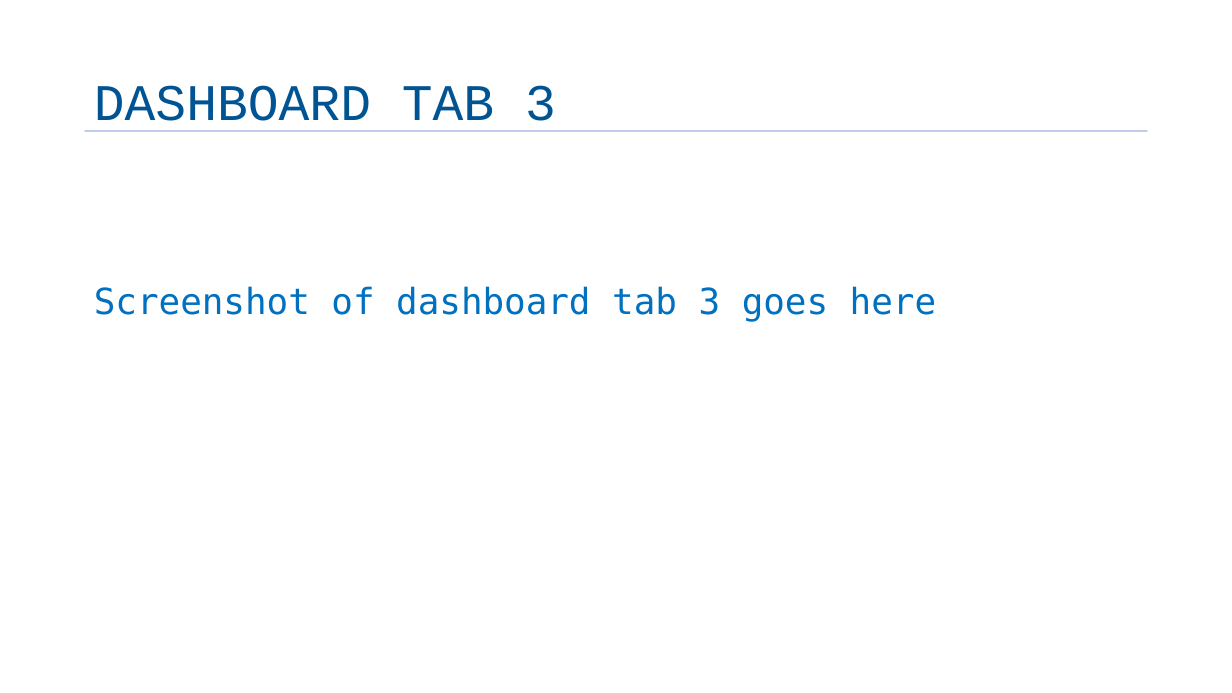
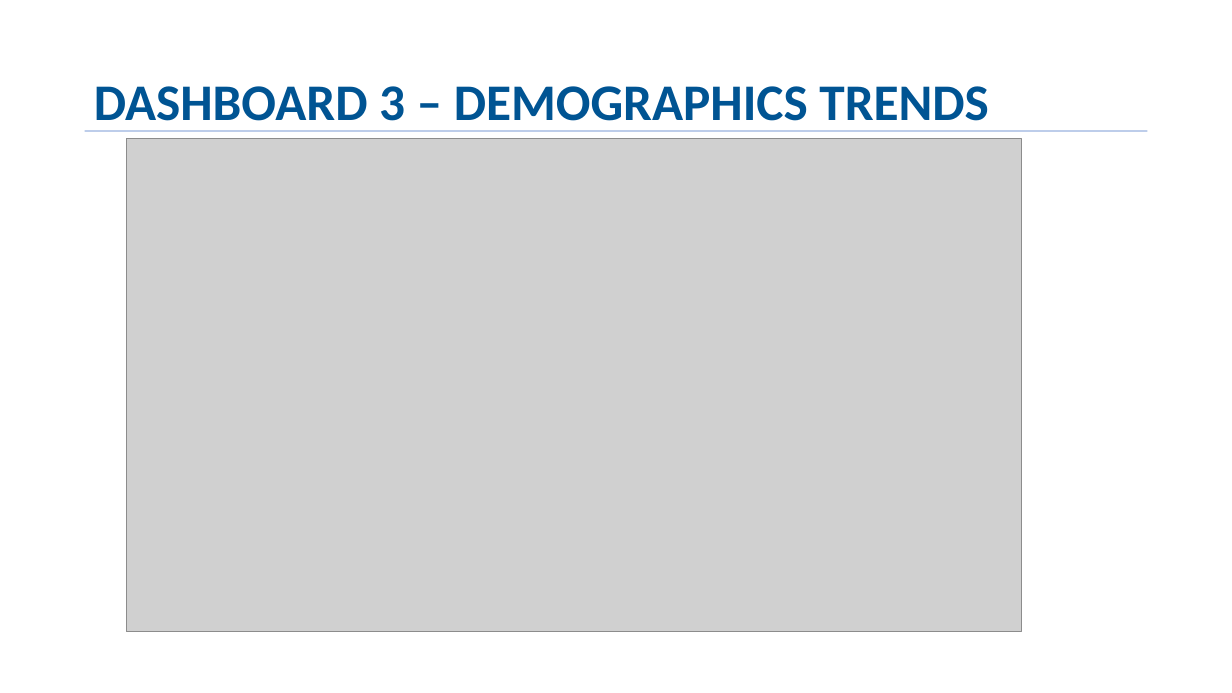
Before and after one commit to vadimsavenkov/DA_Capstone, a slide deck: slide 14 of DA_Capstone_Story.pptx. Drawn at 1232x693 pixels with LibreOffice and Linux fonts; fonts in the diff are those of the drawing; grey boxes stand for pictures; background and template pictures are left out. Boxes give left, top, right and bottom in pixels: in the first picture for what was removed or moved away, otherwise in the second. Text is boxed around its words. In the diff, an @@ line names an element or a change of style, - is before the commit and + after.

```diff
--- a/DA_Capstone_Story.pptx
+++ b/DA_Capstone_Story.pptx
@@ title at [94, 86, 989, 132]: text changed; font Courier New to Calibri; bold on @@
-DASHBOARD TAB 3
+DASHBOARD 3 – DEMOGRAPHICS TRENDS
@@ picture added at [126, 139, 1021, 632] @@
@@ text removed at [94, 286, 936, 322] @@
-Screenshot of dashboard tab 3 goes here
```
Also in this commit, not shown: 17 other slides changed, 5 slides added, 2 slides removed.
